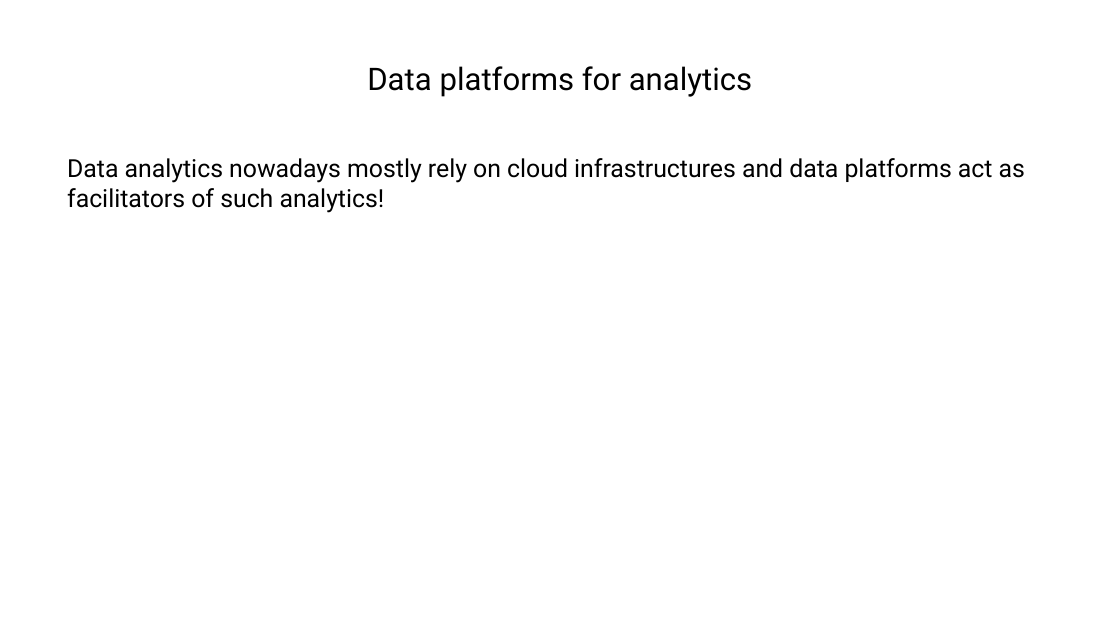
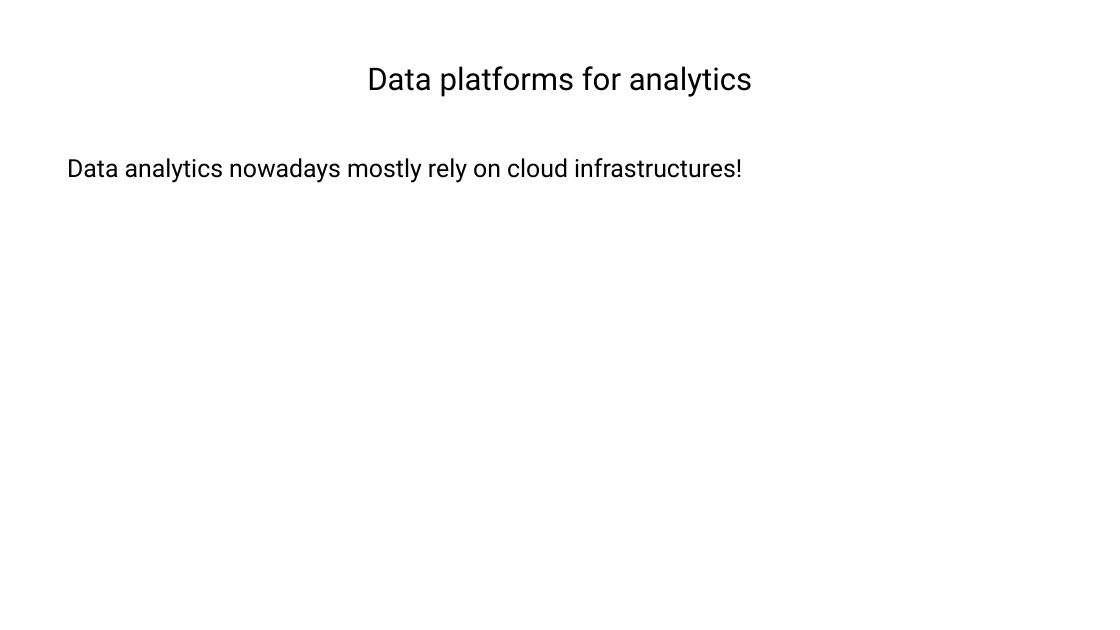
Before and after one commit to ManuelePasini/slides-markdown, a slide deck: slide 3 of dolap_2024_slides_2version.pptx. Drawn at 1120x630 pixels with LibreOffice and Linux fonts; fonts in the diff are those of the drawing. Boxes give left, top, right and bottom in pixels: in the first picture for what was removed or moved away, otherwise in the second. Text is boxed around its words. In the diff, an @@ line names an element or a change of style, - is before the commit and + after.

```diff
--- a/dolap_2024_slides_2version.pptx
+++ b/dolap_2024_slides_2version.pptx
@@ text at (67,158,742,183): text changed @@
-Data analytics nowadays mostly rely on cloud infrastructures and data platforms act as facilitators of such analytics!
+Data analytics nowadays mostly rely on cloud infrastructures!
```
Also in this commit, not shown: 4 other slides changed, 3 other files.
